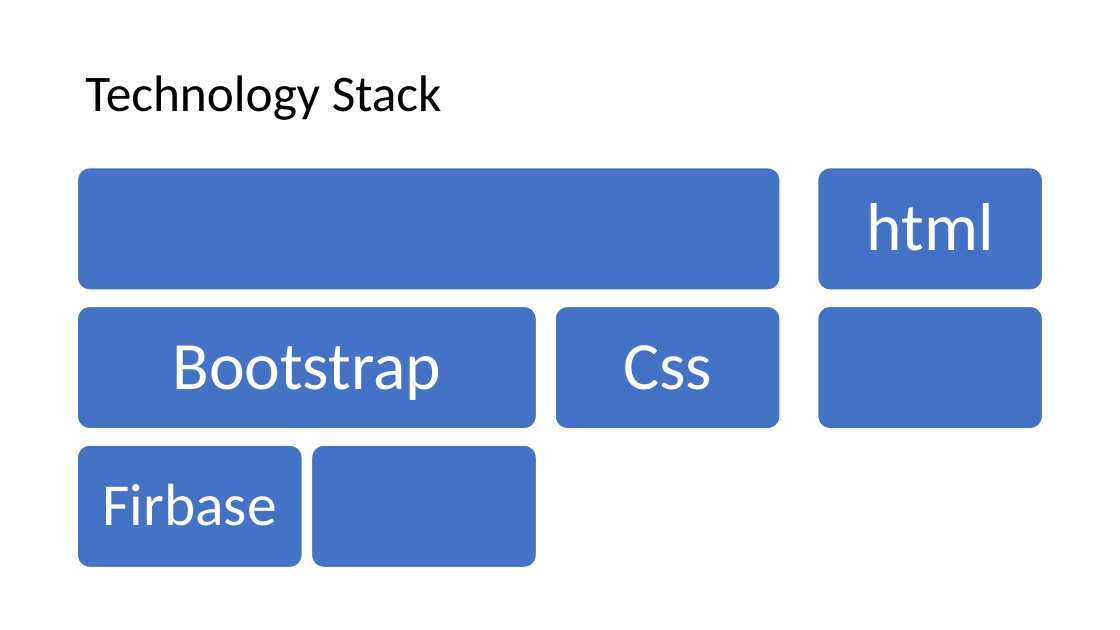
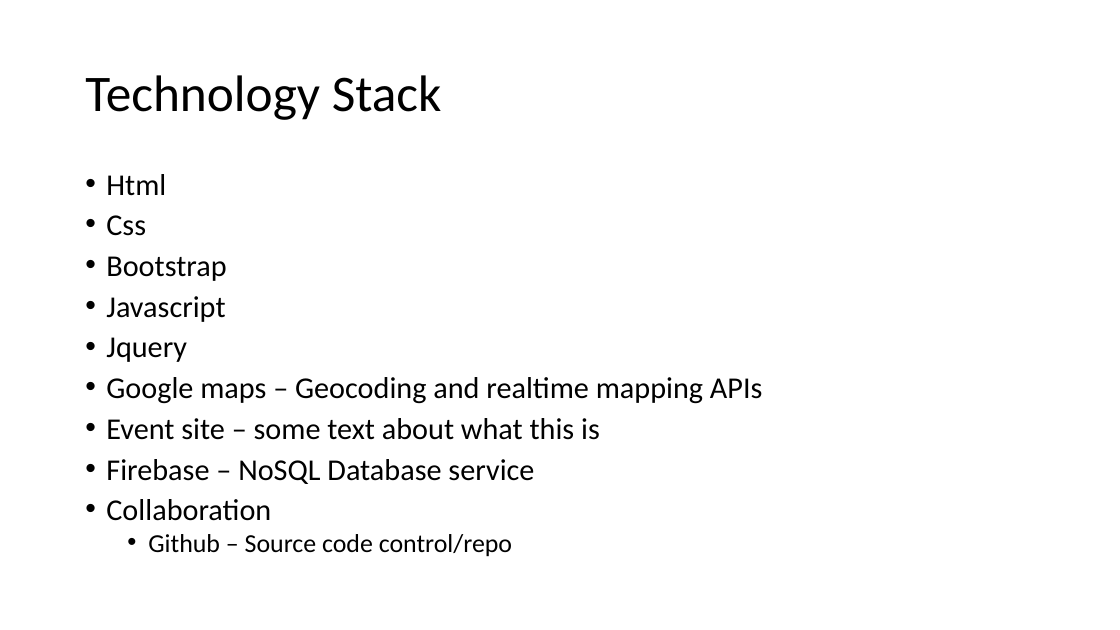
Before and after one commit to DukeDog37/MomsConnectPrj1, a slide deck: slide 4 of Presentation1.pptx (slide 5 before the commit). Drawn at 1120x630 pixels with LibreOffice and Linux fonts; fonts in the diff are those of the drawing. Boxes give left, top, right and bottom in pixels: in the first picture for what was removed or moved away, otherwise in the second. Text is boxed around its words. In the diff, an @@ line names an element or a change of style, - is before the commit and + after.

```diff
--- a/Presentation1.pptx
+++ b/Presentation1.pptx
@@ text added at <box>106,174,763,557</box>, 25.9 pt, text #000000 @@
+• Html
+• Css
+• Bootstrap
+• Javascript
+• Jquery
+• Google maps – Geocoding and realtime mapping APIs
+• Event site – some text about what this is
+• Firebase – NoSQL Database service
+• Collaboration
+  • Github – Source code control/repo
@@ group removed at <box>77,168,1044,567</box>: 7 rounded rectangles, 4 texts @@
-Bootstrap
-Firbase
-Css
-html
```
Also in this commit, not shown: 1 other slide changed, 2 slides added, 1 slide removed, 7 other files.
